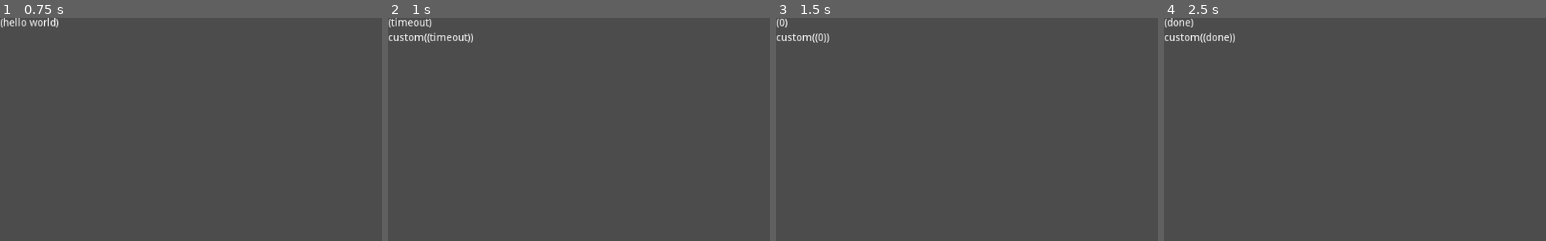
Above: before the commit, frames 1-4 (left to right).
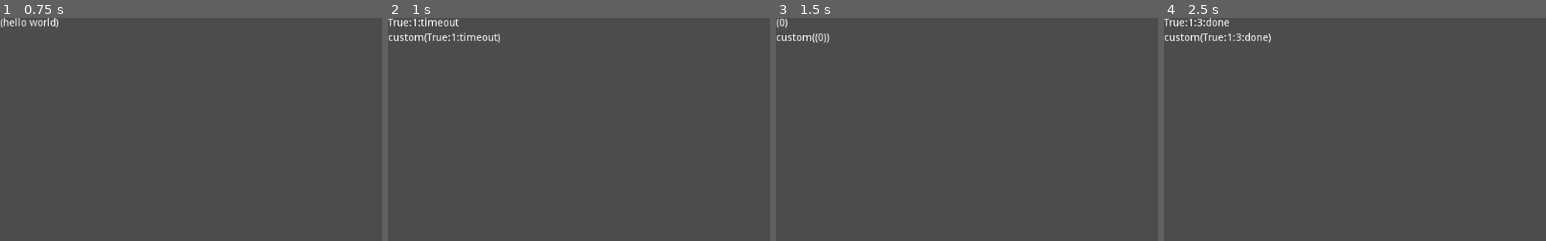
Above: after the commit, the same moments.

Repository: jamie-pate/godot-code-coverage
Game: Godot game, scene res://Spatial.tscn
Two runs of this game, one before a commit and one after it. Both use one fixed random seed, a clock stepped at 60 frames per second and the inputs below.
Inputs:
- Up to frame 1 (0.75 s): tap Enter at 0.5 s
- Up to frame 2 (1 s): no input
- Up to frame 3 (1.5 s): tap Space at 1.25 s
- Up to frame 4 (2.5 s): tap Enter at 2 s
The pictures show only the part of the screen within x 0-50%, y 0-50%; the shares and areas given below are measured in that part.

Frame 1 is identical in both runs. In frame 2, 0.8% of the frame differs, in the area x 0-30%, y 0-12%; in frame 3, nothing differs; in frame 4, 0.7%.

Commit message:
Add support for instrumenting autoloads

Diff:
--- /dev/null
+++ b/Autoload1.gd
@@ -0,0 +1,16 @@
+extends Node
+
+signal formatting()
+
+var _initted := false
+var _ready := '0'
+
+func _init():
+	_initted = true
+# Called when the node enters the scene tree for the first time.
+func _ready():
+	_ready = '1'
+
+func fmt(value: String):
+	emit_signal('formatting')
+	return '%s:%s:%s' % [_initted, _ready, value]
--- /dev/null
+++ b/Autoload2.gd
@@ -0,0 +1,14 @@
+extends Node
+
+var _counter = '0'
+# Called when the node enters the scene tree for the first time.
+func _ready():
+	_counter = '2'
+	var err := Autoload1.connect('formatting', self, '_on_autoload1_formatting')
+	assert(err == OK)
+
+func fmt(value: String):
+	return Autoload1.fmt('%s:%s' % [_counter, value])
+
+func _on_autoload1_formatting():
+	_counter = '3'
--- a/Spatial.gd
+++ b/Spatial.gd
@@ -17,14 +17,15 @@
 	add_child(custom_label)
 	custom_label.margin_top = 20
 	var other = Other.new()
-	$Label.text = other.fmt("timeout")
+	$Label.text = Autoload1.fmt("timeout")
 	custom_label.custom_text = $Label.text
 	for i in range(2):
 		yield(get_tree().create_timer(.5), "timeout")
 		$Label.text = other.fmt(str(i))
 		custom_label.custom_text = $Label.text
 	yield(get_tree().create_timer(.5), "timeout")
-	$Label.text = other.fmt("done")
+	assert(Autoload2._counter == '3', "Autoload2 counter should be 3 because Autoload1 'formatting' signal fired")
+	$Label.text = Autoload2.fmt("done")
 	custom_label.custom_text = $Label.text
 	yield(get_tree().create_timer(.5), "timeout")
 	emit_signal("done")
--- a/project.godot
+++ b/project.godot
@@ -30,6 +30,11 @@
 run/main_scene="res://Spatial.tscn"
 config/icon="res://icon.png"
 
+[autoload]
+
+Autoload1="*res://Autoload1.gd"
+Autoload2="*res://Autoload2.gd"
+
 [editor_plugins]
 
 enabled=PoolStringArray( "res://addons/gut/plugin.cfg" )
--- a/tests/pre_run_hook.gd
+++ b/tests/pre_run_hook.gd
@@ -8,5 +8,7 @@
 ]
 
 func run():
-	Coverage.new(gut.get_tree(), exclude_paths)
-	Coverage.instance().instrument_scripts("res://")
+	Coverage.new(gut.get_tree(), exclude_paths) \
+		.instrument_autoloads() \
+		.instrument_scripts("res://") \
+		.enforce_node_coverage()
--- a/tests/test_coverage.gd
+++ b/tests/test_coverage.gd
@@ -2,8 +2,14 @@
 
 const scene = preload("res://Spatial.tscn")
 
-func test_coverage():
+func test_autoload_coverage():
+	assert_true(Autoload1._initted)
+	assert_eq(Autoload1._ready, '1')
+	assert_eq(Autoload2._counter, '2')
 	var node = add_child_autoqfree(scene.instance())
 	node.auto_quit = false
 	yield(yield_to(node, "done", 5000), YIELD)
 	assert_signal_emitted(node, "done")
+	assert_true(Autoload1._initted)
+	assert_eq(Autoload1._ready, '1')
+	assert_eq(Autoload2._counter, '3')
Not shown, changed: addons/coverage/Coverage.gd
Not shown, changed: addons/coverage/CoverageTree.gd
Not shown, changed: Readme.md
